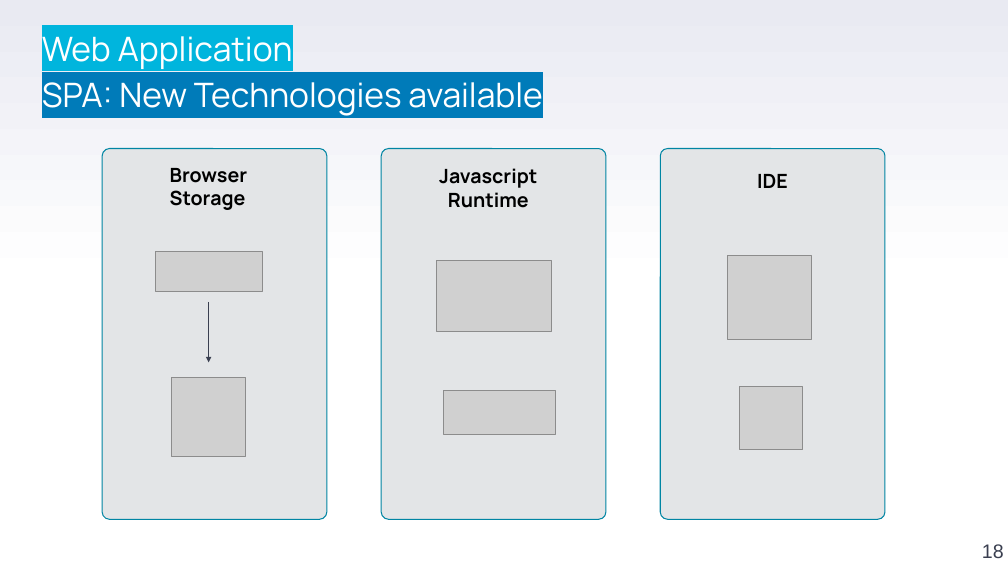
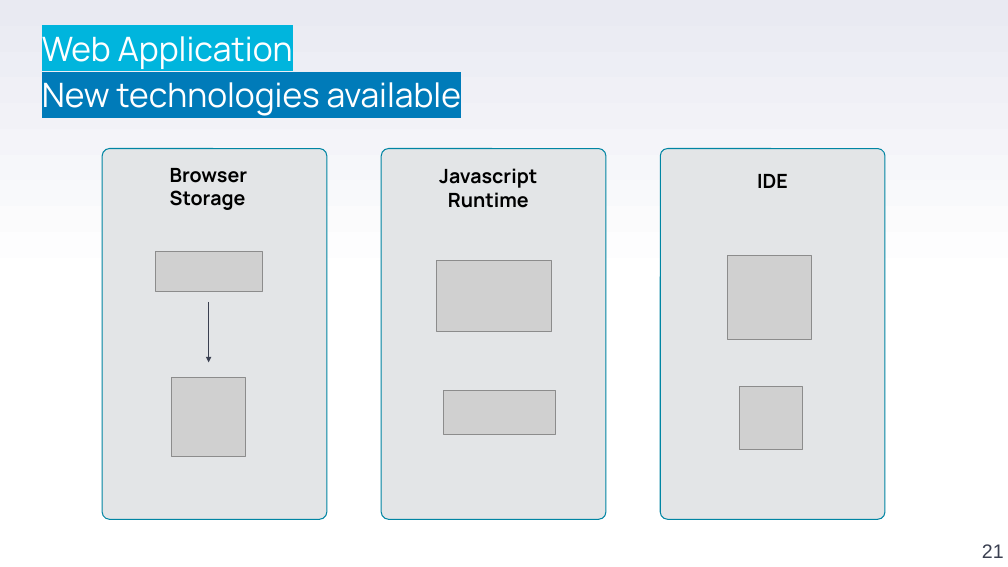
Before and after one commit to stefanofiorenza/KNITS, a slide deck: slide 21 of Programs/Trainings/01-FE/BasicJS/KNITS-Javascript.pptx (slide 18 before the commit). Drawn at 1008x567 pixels with LibreOffice and Linux fonts; fonts in the diff are those of the drawing; grey boxes stand for pictures; background and template pictures are left out. Boxes give left, top, right and bottom in pixels: in the first picture for what was removed or moved away, otherwise in the second. Text is boxed around its words. In the diff, an @@ line names an element or a change of style, - is before the commit and + after.

```diff
--- a/Programs/Trainings/01-FE/BasicJS/KNITS-Javascript.pptx
+++ b/Programs/Trainings/01-FE/BasicJS/KNITS-Javascript.pptx
@@ text at (42, 82, 461, 116): text changed @@
-SPA: New Technologies available
+New technologies available
@@ page number at (982, 544, 1004, 558): text changed @@
-18
+21
```
Also in this commit, not shown: 7 other slides changed, 30 slides added, 8 slides removed, 2 other files.
